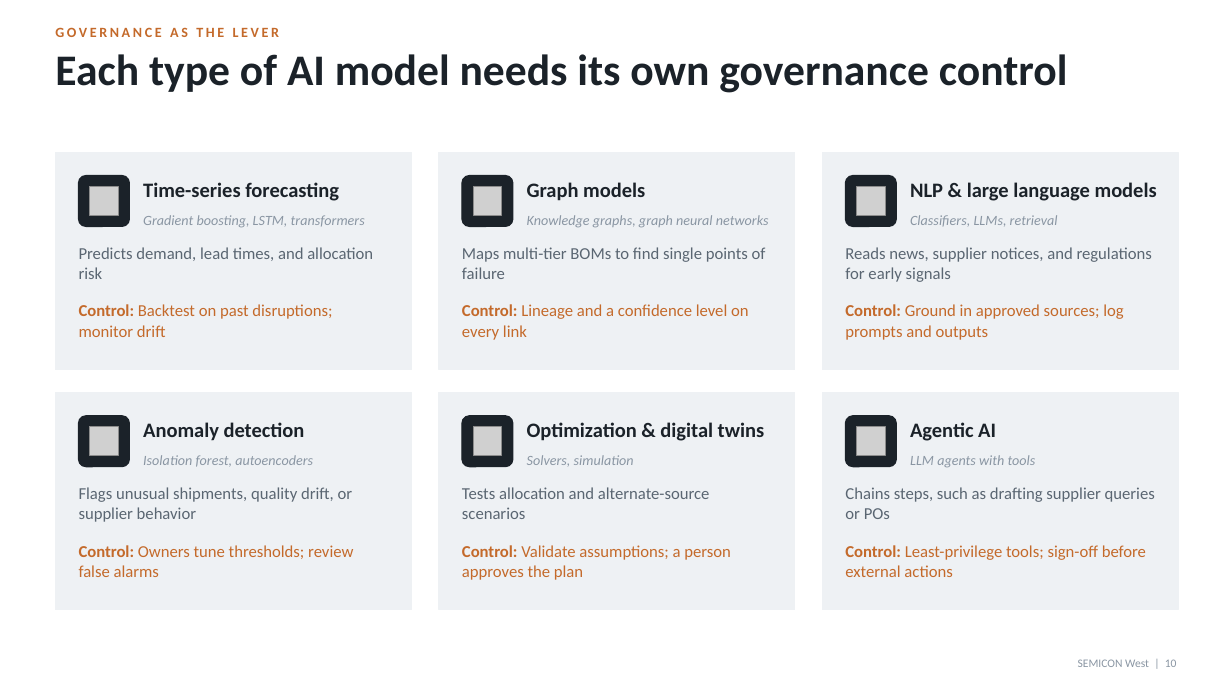
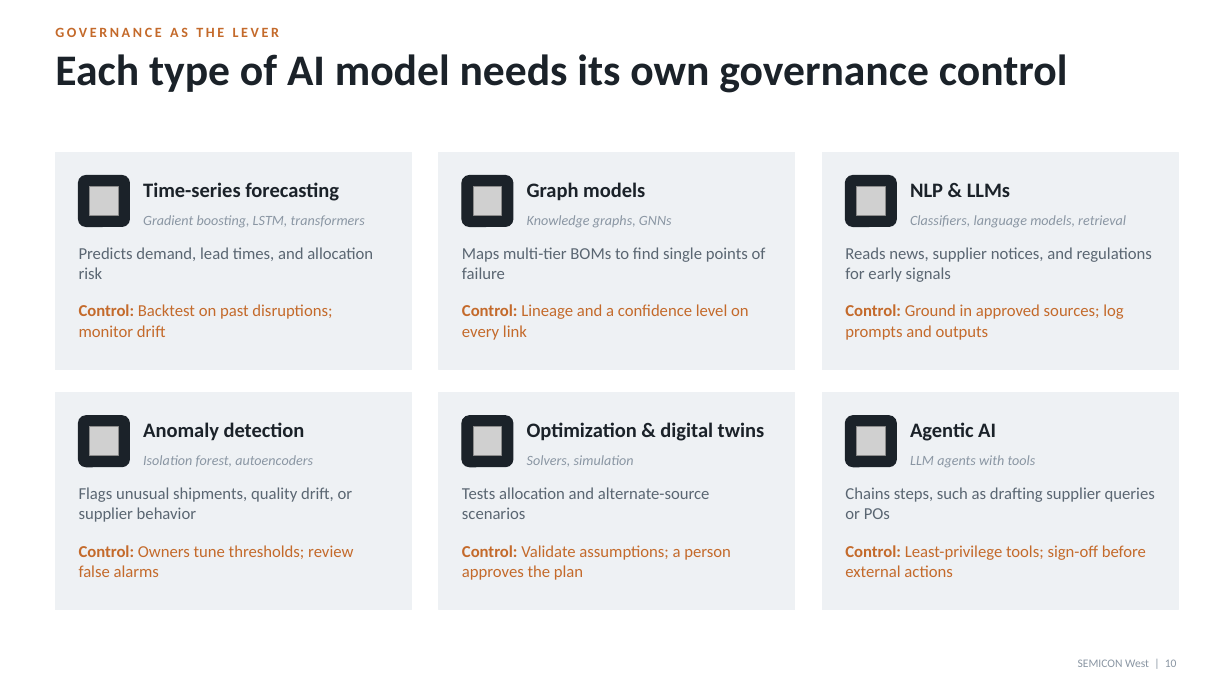
Before and after one commit to rajk2888/Bellevue-University, a slide deck: slide 10 of semicon-west/semicon-west-supply-chain-risk.pptx. Drawn at 1232x693 pixels with LibreOffice and Linux fonts; fonts in the diff are those of the drawing; grey boxes stand for pictures. Boxes give left, top, right and bottom in pixels: in the first picture for what was removed or moved away, otherwise in the second. Text is boxed around its words. In the diff, an @@ line names an element or a change of style, - is before the commit and + after.

```diff
--- a/semicon-west/semicon-west-supply-chain-risk.pptx
+++ b/semicon-west/semicon-west-supply-chain-risk.pptx
@@ text at bbox=[910, 183, 1010, 197]: text changed @@
-NLP & large language models
+NLP & LLMs
@@ text at bbox=[527, 215, 672, 227]: text changed @@
-Knowledge graphs, graph neural networks
+Knowledge graphs, GNNs
@@ text at bbox=[910, 215, 1126, 227]: text changed @@
-Classifiers, LLMs, retrieval
+Classifiers, language models, retrieval
```
Also in this commit, not shown: 6 other files.
